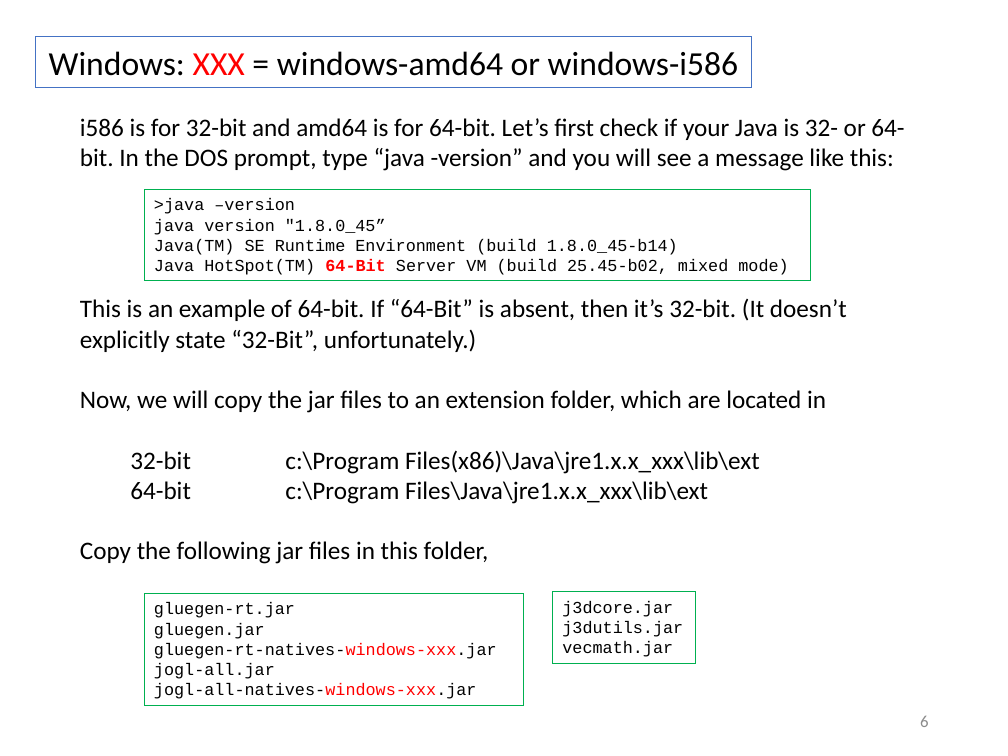
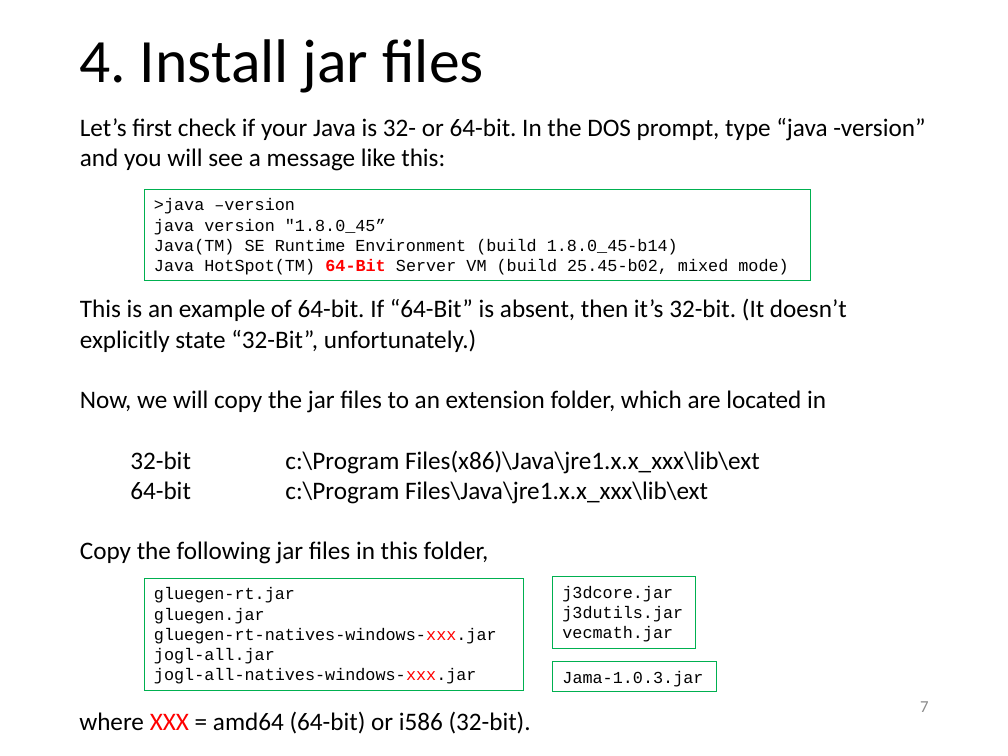
Before and after one commit to yagikiyoshi/sindo, a slide deck: slide 8 of doc/JSindo/install.pptx (slide 7 before the commit). Drawn at 1008x756 pixels with LibreOffice and Linux fonts; fonts in the diff are those of the drawing. Boxes give left, top, right and bottom in pixels: in the first picture for what was removed or moved away, otherwise in the second. Text is boxed around its words. In the diff, an @@ line names an element or a change of style, - is before the commit and + after.

Commit message:
modified install document

```diff
--- a/doc/JSindo/install.pptx
+++ b/doc/JSindo/install.pptx
@@ rectangle removed at box(35, 36, 752, 87) @@
-Windows: XXX = windows-amd64 or windows-i586
@@ title added at box(79, 39, 483, 93), 44 pt, text #000000 @@
+4. Install jar files
@@ text at box(80, 118, 925, 171): text changed @@
-i586 is for 32-bit and amd64 is for 64-bit. Let’s first check if your Java is 32- or 64-bit. In the DOS prompt, type “java -version” and you will see a message like this:
+Let’s first check if your Java is 32- or 64-bit. In the DOS prompt, type “java -version” and you will see a message like this:
@@ rectangle "gluegen-rt.jar": place and size @@
-rectangle "gluegen-rt.jar" at box(144, 593, 523, 705)
+rectangle "gluegen-rt.jar" at box(144, 579, 523, 690)
@@ rectangle "j3dcore.jar": place and size @@
-rectangle "j3dcore.jar" at box(552, 592, 696, 663)
+rectangle "j3dcore.jar" at box(552, 577, 696, 648)
@@ text in rectangle at box(154, 628, 497, 684): text colour #FF0000 to #000000 in "gluegen-rt-natives-windows-xxx.jar", "jogl-all-natives-windows-xxx.jar" @@
@@ rectangle added at box(552, 661, 717, 691), outline #00B050 0.75 pt, 12 pt, text #000000 @@
+Jama-1.0.3.jar
@@ text added at box(79, 711, 531, 734), 18 pt, text #000000 @@
+where XXX = amd64 (64-bit) or i586 (32-bit).
@@ page number at box(920, 701, 928, 712): text changed @@
-6
+7
```
Also in this commit, not shown: 10 other slides changed, 18 slides added, 1 other file.
